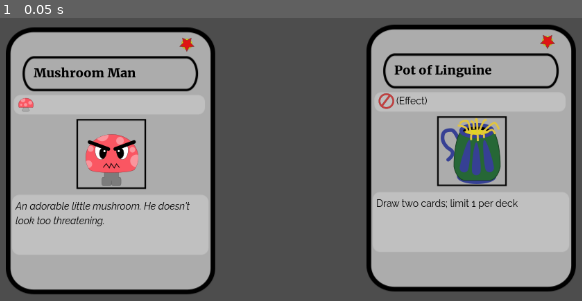
Above: before the commit, frame 1.
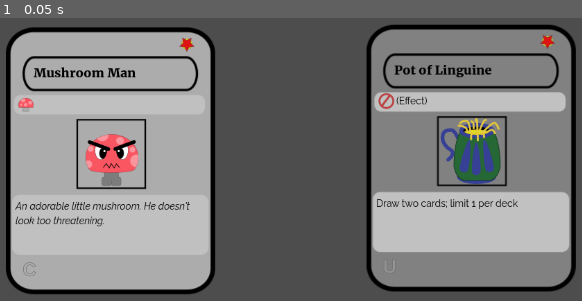
Above: after the commit, the same moment.

Repository: Mercerenies/evilcon-2024
Game: Godot game, scene res://debug/debug_room.tscn
The game is run twice, just before and just after one commit, with the same random seed, the same clock (stepped at 60 frames per second) and the same inputs.
Inputs:
- Up to frame 1 (0.05 s): no input

The runs differ from the first frame. In frame 1, 19% of the frame differs, in the area x 3-99%, y 4-96%.

Commit message:
Rarity of cards

Diff:
--- a/card_game/playing_card/card_type.gd
+++ b/card_game/playing_card/card_type.gd
@@ -24,6 +24,11 @@
 
 func get_picture_index() -> int:
     push_warning("Forgot to override get_picture_index!")
+    return 0
+
+
+func get_rarity() -> int:
+    push_warning("Forgot to override get_rarity!")
     return 0
 
 
--- a/card_game/playing_card/cards/mushroom_man.gd
+++ b/card_game/playing_card/cards/mushroom_man.gd
@@ -27,3 +27,7 @@
 
 func get_archetypes() -> Array:
     return [Archetype.FUNGUS]
+
+
+func get_rarity() -> int:
+    return Rarity.COMMON
--- a/card_game/playing_card/cards/pot_of_linguine.gd
+++ b/card_game/playing_card/cards/pot_of_linguine.gd
@@ -23,3 +23,7 @@
 
 func is_limited() -> bool:
     return true
+
+
+func get_rarity() -> int:
+    return Rarity.UNCOMMON
--- a/card_game/playing_card/playing_card_display/playing_card_display.gd
+++ b/card_game/playing_card/playing_card_display/playing_card_display.gd
@@ -15,6 +15,8 @@
     $ArchetypesRow.icons = card_type.get_icon_row()
     $CostRow.icons = Util.filled_array(CardIcon.Frame.EVIL_STAR, card_type.get_star_cost())
     $CardPicture.frame = card_type.get_picture_index()
+    $CardIcon.frame = Rarity.to_icon_index(card_type.get_rarity())
+    $CardFrame.frame = Rarity.to_frame_index(card_type.get_rarity())
 
     var archetypes_rect = $ArchetypesRow.get_rect()
     $ArchetypesTextLabel.position.x = archetypes_rect.end.x
--- a/card_game/playing_card/playing_card_display/playing_card_display.tscn
+++ b/card_game/playing_card/playing_card_display/playing_card_display.tscn
@@ -1,10 +1,11 @@
-[gd_scene load_steps=6 format=3 uid="uid://d1hh31lpc0qp6"]
+[gd_scene load_steps=7 format=3 uid="uid://d1hh31lpc0qp6"]
 
 [ext_resource type="Script" path="res://card_game/playing_card/playing_card_display/playing_card_display.gd" id="1_ctuju"]
 [ext_resource type="PackedScene" uid="uid://bnpua7ivul3vs" path="res://card_game/playing_card/playing_card_display/card_frame/card_frame.tscn" id="1_titw6"]
 [ext_resource type="Theme" uid="uid://e72ukg4v02e7" path="res://card_game/playing_card/playing_card_display/card_display_theme.tres" id="2_7d3ug"]
 [ext_resource type="PackedScene" uid="uid://brk2nqbiy5ofr" path="res://card_game/playing_card/playing_card_display/card_icon_row/card_icon_row.tscn" id="4_o5fv1"]
 [ext_resource type="PackedScene" uid="uid://bhgmsspndgbym" path="res://card_game/playing_card/playing_card_display/card_picture/card_picture.tscn" id="5_58xf2"]
+[ext_resource type="PackedScene" uid="uid://dhi813hsu46i6" path="res://card_game/playing_card/playing_card_display/card_icon/card_icon.tscn" id="6_yw3j3"]
 
 [node name="PlayingCardDisplay" type="Node2D"]
 script = ExtResource("1_ctuju")
@@ -46,3 +47,6 @@
 
 [node name="CardPicture" parent="." instance=ExtResource("5_58xf2")]
 position = Vector2(1, -9)
+
+[node name="CardIcon" parent="." instance=ExtResource("6_yw3j3")]
+position = Vector2(-116, 157)
--- /dev/null
+++ b/card_game/playing_card/rarity.gd
@@ -0,0 +1,41 @@
+class_name Rarity
+extends Node
+
+const CardIcon = preload("res://card_game/playing_card/playing_card_display/card_icon/card_icon.gd")
+const CardFrame = preload("res://card_game/playing_card/playing_card_display/card_frame/card_frame.gd")
+
+
+const COMMON = 0
+const UNCOMMON = 1
+const RARE = 2
+const ULTRA_RARE = 3
+
+
+static func to_icon_index(rarity: int) -> int:
+    match rarity:
+        COMMON:
+            return CardIcon.Frame.COMMON
+        UNCOMMON:
+            return CardIcon.Frame.UNCOMMON
+        RARE:
+            return CardIcon.Frame.RARE
+        ULTRA_RARE:
+            return CardIcon.Frame.ULTRA_RARE
+        _:
+            push_warning("No such rarity as %s" % rarity)
+            return CardIcon.Frame.COMMON
+
+
+static func to_frame_index(rarity: int) -> int:
+    match rarity:
+        COMMON:
+            return CardFrame.Frame.COMMON
+        UNCOMMON:
+            return CardFrame.Frame.UNCOMMON
+        RARE:
+            return CardFrame.Frame.RARE
+        ULTRA_RARE:
+            return CardFrame.Frame.ULTRA_RARE
+        _:
+            push_warning("No such rarity as %s" % rarity)
+            return CardFrame.Frame.COMMON
